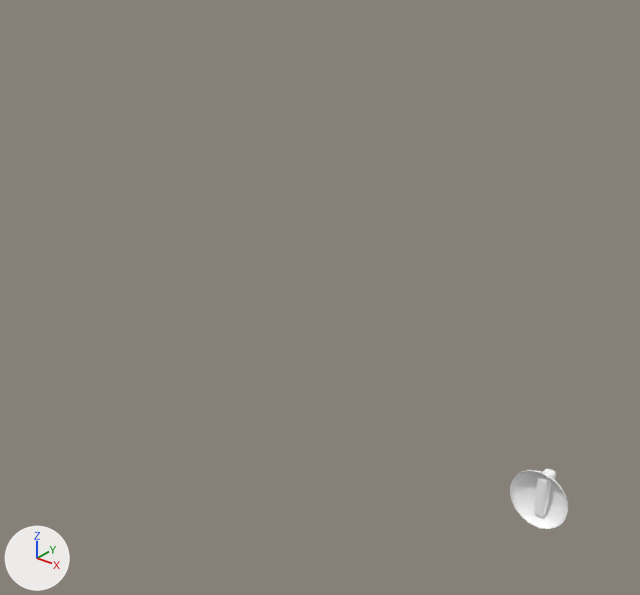
An edit to the glTF model public/assets/characters/hair/hair_mohawk.glb, drawn before and after from the same camera.
The view is the same before and after, from a 50 mm lens placed at (0.92, -0.75, 1.91), pointed at (-0.25, 0.71, 1.01). The lights are fixed; the arrows at lower left show +X, +Y and +Z. The picture after the commit comes second. Where no turn or scale is listed for an object, it has been applied to the vertices. Vertices at exactly the same position are counted once.

Before the edit, the objects in view are built like this:
```python
me_sphere = bpy.data.meshes.new('Sphere')
me_sphere.from_pydata(...)  # 183 vertices, 332 faces; spans x -0.105..0.105, y 1.566..1.655, z -0.11..0.11
me_sphere.materials.append(mat_hair_mohawk_mat)  # white #ffffff
ob_hair_mohawk = bpy.data.objects.new('hair_mohawk', me_sphere)
ob_hair_mohawk.location = (0.0, 0.0, 0.0)
```
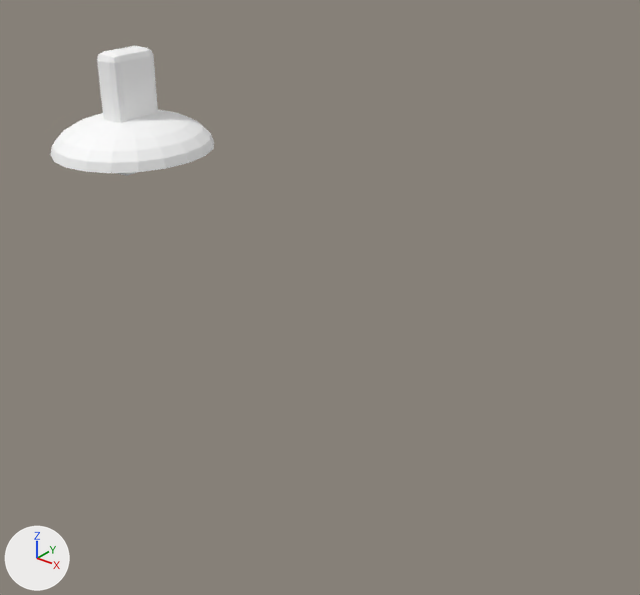
What the commit changed:
me_sphere is used by ob_hair_mohawk; location (0.0, 0.0, 0.0).
me_sphere had 183 vertices, 332 faces and spanned x -0.105..0.105, y 1.566..1.655, z -0.11..0.11.
me_sphere now has 177 vertices, 328 faces and spans x -0.105..0.105, y -0.11..0.11, z 1.54..1.7.
me_sphere part 1: the loose piece of 56 vertices spanning x -0.02..0.02, y 1.585..1.655, z -0.08..0.08 is moved by (0.0, -1.62, 1.62).
me_sphere part 2: a new loose piece of 121 vertices spanning x -0.105..0.105, y -0.11..0.11, z 1.57..1.617, in mat_hair_mohawk_mat (white #ffffff).
me_sphere part 3: the loose piece of 127 vertices spanning x -0.105..0.105, y 1.566..1.617, z -0.11..0.11 is deleted.

Where the change shows, as pixel boxes [x1, y1, x2, y2] in the pictures (640 x 595 px; the box of a moved part takes in the faces that stretch with it):
'hair_mohawk', reshaped (180% wider, 111% taller): before [510, 468, 568, 529]; after [50, 46, 214, 176]
part 1 of me_sphere, moved or reshaped: before [534, 468, 556, 517]; after [97, 46, 158, 176]
part 2 of me_sphere, added: after [50, 110, 214, 173]
part 3 of me_sphere, deleted: before [510, 470, 568, 529]
